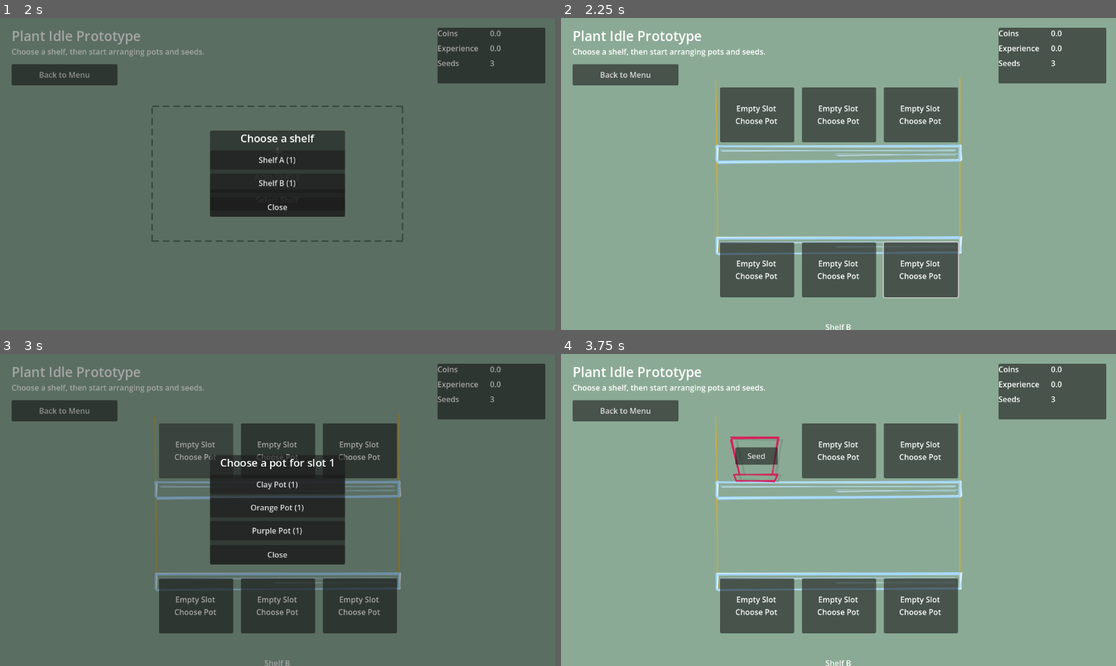
Above: before the commit, frames 1-4 (two rows, left to right).
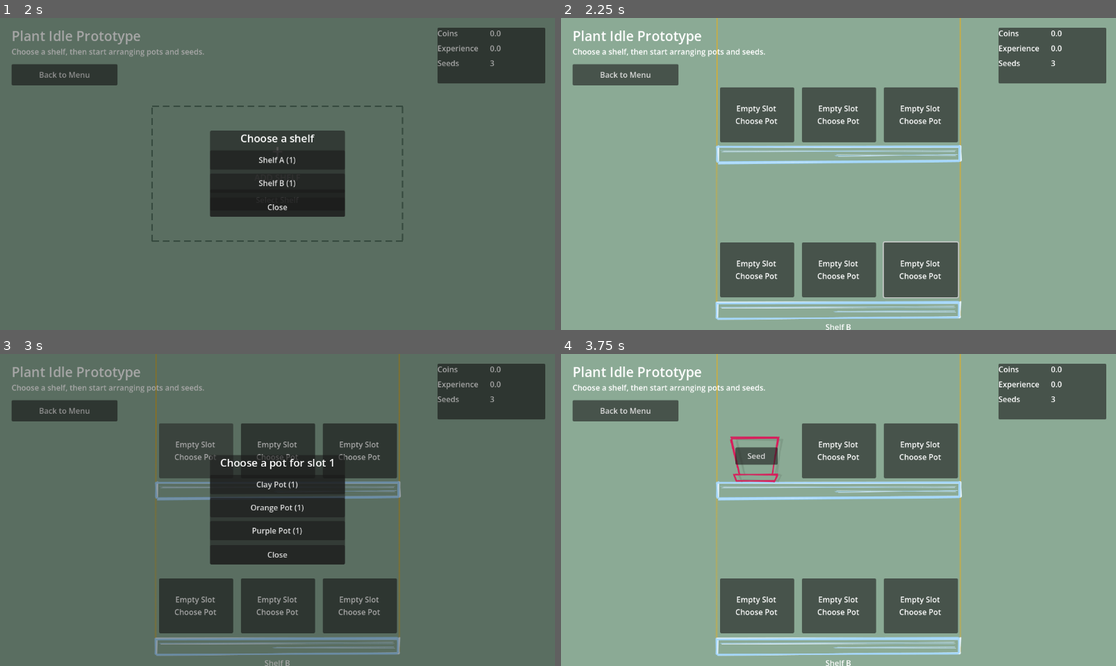
Above: after the commit, the same moments.

Repository: TorusHelm/imiidle
Game: Godot game, scene res://sceens/Main.tscn
The game is run twice, just before and just after one commit, with the same random seed, the same clock (stepped at 60 frames per second) and the same inputs.
Inputs (mouse positions are in pixels of both pictures, inside the frame that each line leads up to):
- Up to frame 1 (2 s): click "Start Game" at 0.5 s; click "Select Shelf" at 1.25 s
- Up to frame 2 (2.25 s): click (838, 174) at 2 s
- Up to frame 3 (3 s): click (194, 450) at 2.77 s
- Up to frame 4 (3.75 s): click "Clay Pot (1)" at 3.5 s

Frame 1 is identical in both runs. In frame 2, 3.5% of the frame differs, in the area x 27-73%, y 0-97%; in frame 3, 2.4%; in frame 4, 3.5%.

Commit message:
Update shared shelf scene and shelf B art

Diff:
--- a/Shelfs/_shared/sceens/Shelf.tscn
+++ b/Shelfs/_shared/sceens/Shelf.tscn
@@ -1,38 +1,37 @@
 [gd_scene format=3 uid="uid://chrt8p8hrj4v6"]
 
 [ext_resource type="Script" uid="uid://4bs1nkthtrjh" path="res://scripts/shelf_view.gd" id="1_5y27c"]
-[ext_resource type="Resource" uid="uid://dw7p7gin6ryap" path="res://Shelfs/ShelfA/data/shelf_a.tres" id="2_luqdx"]
+[ext_resource type="Resource" uid="uid://dhc57hueqoa7f" path="res://Shelfs/ShelfB/data/shelf_b.tres" id="2_qa3d6"]
 [ext_resource type="Resource" uid="uid://cygoi83vimm71" path="res://Pots/DefaultPot/data/pot_default.tres" id="3_yts6t"]
 [ext_resource type="Resource" uid="uid://8n815svtusxd" path="res://Plants/Gerbera/data/plant_gerbera.tres" id="4_plant"]
-[ext_resource type="Texture2D" uid="uid://cd5im7630llp2" path="res://Shelfs/ShelfA/assets/shelf-default.png" id="5_asejt"]
+[ext_resource type="Texture2D" uid="uid://cfwjx0jv03cqu" path="res://Shelfs/ShelfB/assets/shelf-two-floor.png" id="5_asejt"]
 
 [node name="Shelf" type="Control" unique_id=1424021836]
-custom_minimum_size = Vector2(524, 300)
+custom_minimum_size = Vector2(524, 684)
 layout_mode = 3
 anchors_preset = 0
 offset_right = 524.0
-offset_bottom = 300.0
+offset_bottom = 684.0
 script = ExtResource("1_5y27c")
-preview_shelf_definition = ExtResource("2_luqdx")
+preview_shelf_definition = ExtResource("2_qa3d6")
 preview_pot_definition = ExtResource("3_yts6t")
 preview_plant_definition = ExtResource("4_plant")
 preview_slot_index = 1
 
 [node name="ShelfTexture" type="TextureRect" parent="." unique_id=822184106]
 layout_mode = 0
-offset_top = 196.0
 offset_right = 524.0
-offset_bottom = 268.0
+offset_bottom = 650.0
 texture = ExtResource("5_asejt")
 expand_mode = 1
 stretch_mode = 5
 
 [node name="ShelfTitle" type="Label" parent="." unique_id=2135451817]
 layout_mode = 0
-offset_top = 260.0
+offset_top = 648.0
 offset_right = 524.0
-offset_bottom = 284.0
-text = "Shelf A"
+offset_bottom = 672.0
+text = "Shelf B"
 horizontal_alignment = 1
 
 [node name="SlotsRoot" type="Node2D" parent="." unique_id=1517078579]
Binary file changed: Shelfs/ShelfB/assets/shelf-two-floor.png
